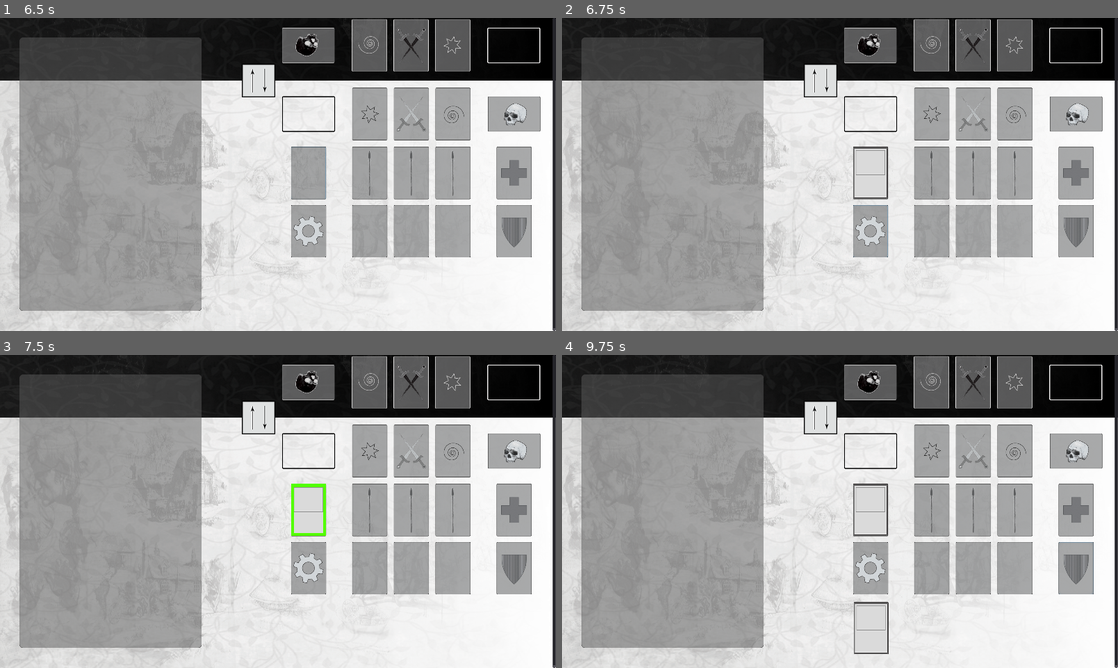
Above: before the commit, frames 1-4 (two rows, left to right).
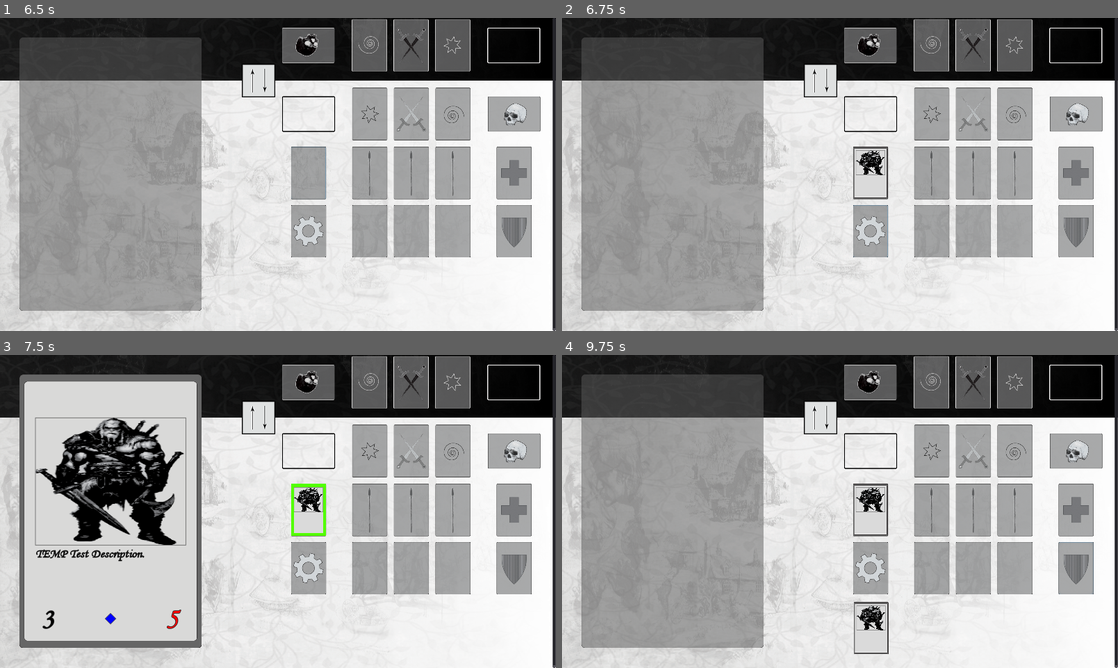
Above: after the commit, the same moments.

Repository: Prototype1364/Card-Wars
Game: Godot game, scene res://Scenes/MainScenes/SceneHandler.tscn
Two runs of this game, one before a commit and one after it. Both use one fixed random seed, a clock stepped at 60 frames per second and the inputs below.
Inputs (mouse positions are in pixels of both pictures, inside the frame that each line leads up to):
- Up to frame 1 (6.5 s): click "Quick Play" at 0.5 s; click (411, 115) at 1.25 s; click (366, 115) at 2 s; click (450, 115) at 2.75 s; click (366, 174) at 3.5 s; click (411, 174) at 4.25 s; click (450, 174) at 5 s; click (305, 174) at 5.75 s
- Up to frame 2 (6.75 s): click (867, 230) at 6.5 s
- Up to frame 3 (7.5 s): click (305, 511) at 7.25 s
- Up to frame 4 (9.75 s): click (867, 511) at 8 s; click (1073, 511) at 8.75 s; click (1073, 567) at 9.5 s

Frame 1 is identical in both runs. In frame 2, 0.2% of the frame differs, in the area x 52-58%, y 42-51%; in frame 3, 28%, in the area x 3-58%, y 6-94%; in frame 4, 0.4%.
Error before the commit: Parse Error: Can't preload resource at path: res://Assets/Cards/Art/Barbarian.png (res://Scripts/SmallCard.gd:5)

Commit message:
Added battlefield HUD scene.

Diff:
--- /dev/null
+++ b/Scenes/SupportScenes/Battle_HUD.tscn
@@ -0,0 +1,83 @@
+[gd_scene load_steps=8 format=2]
+
+[ext_resource path="res://Resources/Themes/Card_Text_72.tres" type="Theme" id=1]
+[ext_resource path="res://Resources/Fonts/MTCORSVA.TTF" type="DynamicFontData" id=2]
+[ext_resource path="res://Assets/Playmat/Playmat_HUD_Holder.png" type="Texture" id=3]
+
+[sub_resource type="DynamicFont" id=1]
+size = 65
+outline_size = 2
+outline_color = Color( 0.423529, 0, 0, 1 )
+font_data = ExtResource( 2 )
+
+[sub_resource type="DynamicFont" id=2]
+size = 65
+outline_size = 2
+outline_color = Color( 0.388235, 0.392157, 0, 1 )
+font_data = ExtResource( 2 )
+
+[sub_resource type="DynamicFont" id=3]
+size = 55
+outline_size = 2
+font_data = ExtResource( 2 )
+
+[sub_resource type="DynamicFont" id=4]
+size = 39
+outline_size = 2
+outline_color = Color( 0.647059, 0.647059, 0.647059, 1 )
+font_data = ExtResource( 2 )
+
+[node name="Battle_HUD" type="Control"]
+anchor_right = 1.0
+anchor_bottom = 1.0
+margin_right = -1180.0
+margin_bottom = -1009.0
+rect_min_size = Vector2( 740, 71 )
+theme = ExtResource( 1 )
+
+[node name="Battle_HUD_Background" type="TextureRect" parent="."]
+margin_right = 40.0
+margin_bottom = 40.0
+texture = ExtResource( 3 )
+
+[node name="Life_Points" type="Label" parent="."]
+margin_left = 540.0
+margin_top = -3.0
+margin_right = 636.0
+margin_bottom = 76.0
+rect_min_size = Vector2( 96, 79 )
+custom_colors/font_color = Color( 1, 0, 0, 1 )
+custom_fonts/font = SubResource( 1 )
+text = "100"
+align = 1
+valign = 1
+
+[node name="Crests" type="Label" parent="."]
+margin_left = 630.0
+margin_top = -3.0
+margin_right = 726.0
+margin_bottom = 76.0
+rect_min_size = Vector2( 96, 79 )
+custom_colors/font_color = Color( 0.913725, 0.690196, 0.160784, 1 )
+custom_fonts/font = SubResource( 2 )
+text = "100"
+align = 1
+valign = 1
+
+[node name="Side" type="Label" parent="."]
+margin_left = 408.0
+margin_top = 3.0
+margin_right = 554.0
+margin_bottom = 82.0
+custom_colors/font_color = Color( 0, 0, 0, 1 )
+custom_fonts/font = SubResource( 3 )
+text = "Black"
+
+[node name="Phase" type="Label" parent="."]
+margin_left = 6.0
+margin_top = 17.0
+margin_right = 400.0
+margin_bottom = 96.0
+custom_colors/font_color = Color( 0.027451, 0, 0.643137, 1 )
+custom_fonts/font = SubResource( 4 )
+text = "Opening Phase, Summon/Set"
--- a/Scripts/SmallCard.gd
+++ b/Scripts/SmallCard.gd
@@ -2,7 +2,7 @@
 
 var Name = "Barbarian"
 var Frame = "Normal"
-var Art = preload("res://Assets/Cards/Art/Barbarian.png")
+var Art = preload("res://Assets/Cards/Art/Normal_Barbarian.png")
 var Type = "Normal"
 var Effect_Type = "None"
 var Attribute = "Barbarian"
Binary file added: Assets/Playmat/Playmat_HUD_Holder.png
